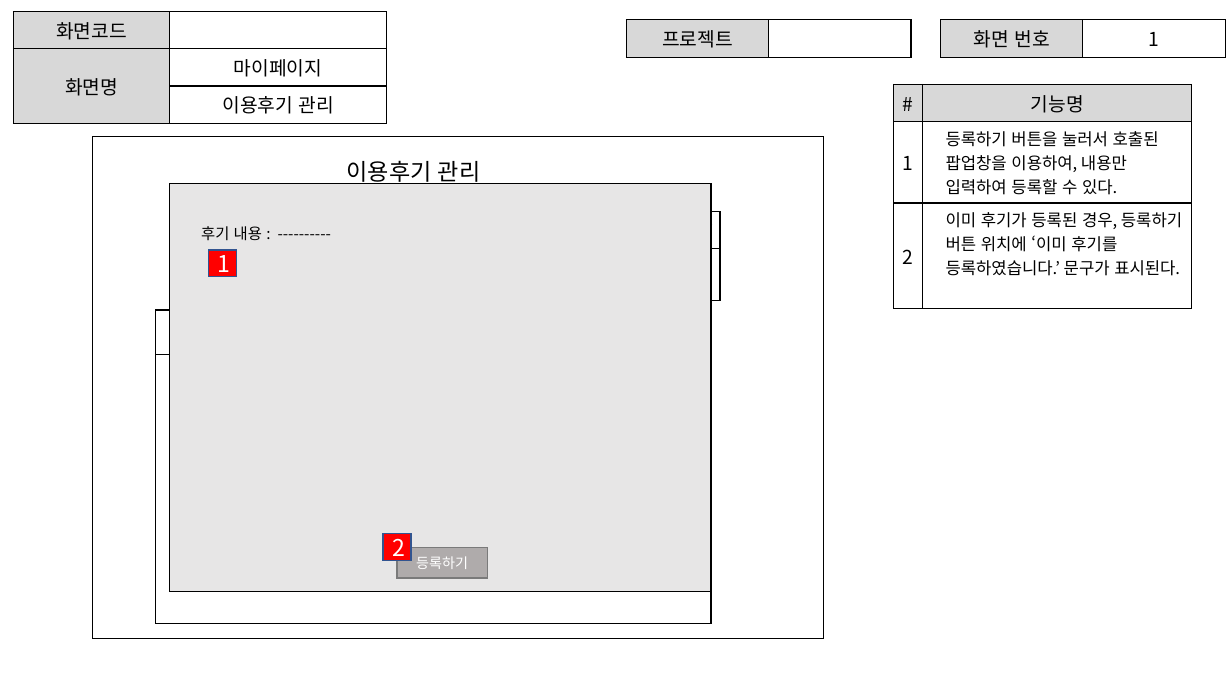
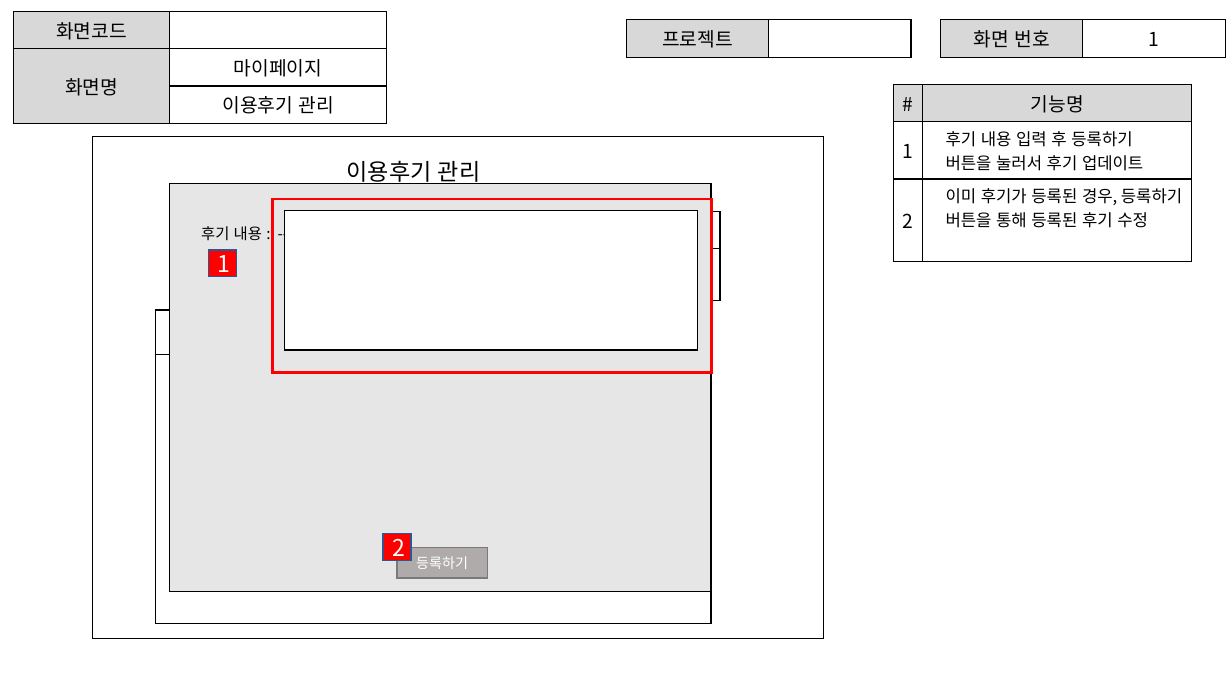
Before and after one commit to ezenteam2/e-Zone, a slide deck: slide 12 of gr2_lhj/마이페이지.pptx (slide 13 before the commit). Drawn at 1232x693 pixels with LibreOffice and Linux fonts; fonts in the diff are those of the drawing. Boxes give left, top, right and bottom in pixels: in the first picture for what was removed or moved away, otherwise in the second. Text is boxed around its words. In the diff, an @@ line names an element or a change of style, - is before the commit and + after.

```diff
--- a/gr2_lhj/마이페이지.pptx
+++ b/gr2_lhj/마이페이지.pptx
@@ table at [894,85,1192,250] @@
-row 2, column 2: 등록하기 버튼을 눌러서 호출된 팝업창을 이용하여, 내용만 입력하여 등록할 수 있다.
+row 2, column 2: 후기 내용 입력 후 등록하기 버튼을 눌러서 후기 업데이트
-row 3, column 2: 이미 후기가 등록된 경우, 등록하기 버튼 위치에 ‘이미 후기를 등록하였습니다.’ 문구가 표시된다.
+row 3, column 2: 이미 후기가 등록된 경우, 등록하기 버튼을 통해 등록된 후기 수정
@@ rectangle added at [273,199,712,372], outline #FF0000 2.25 pt @@
@@ rectangle added at [285,211,698,350], fill #FFFFFF, outline #000000 1 pt @@
```
Also in this commit, not shown: 7 other slides changed, 1 slide removed.
